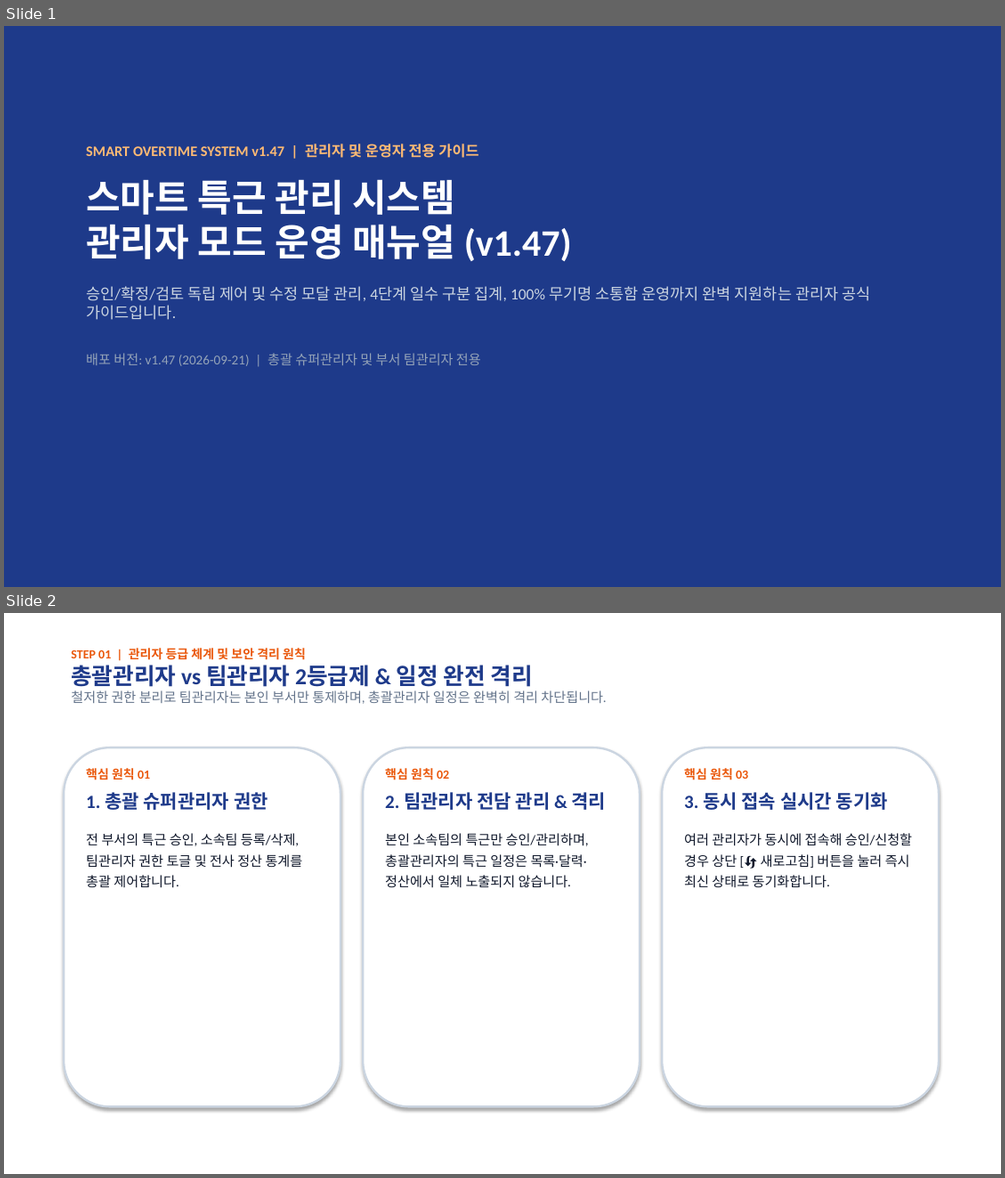
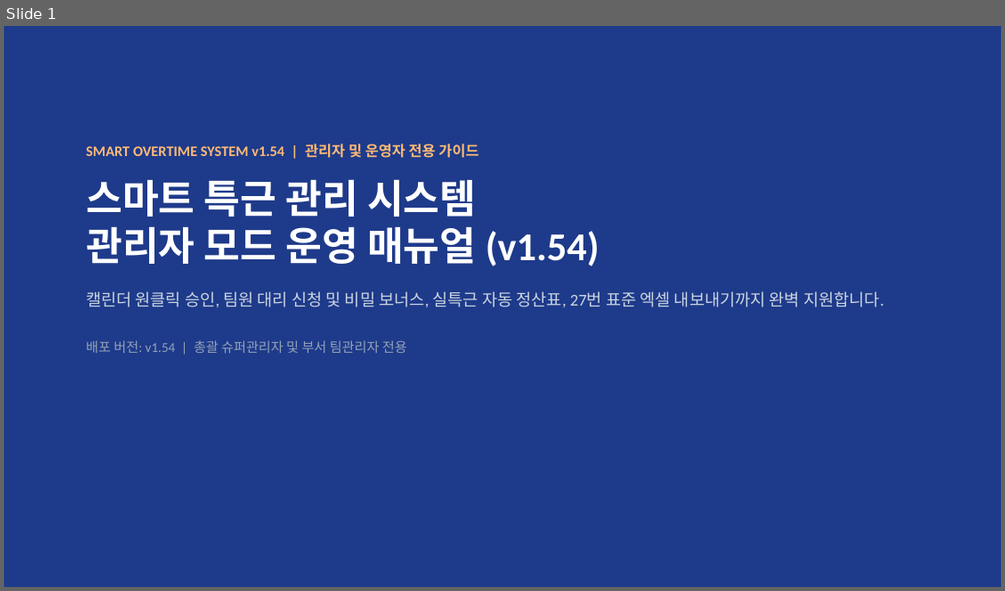
Before and after one commit to rorma34-lab/team-overtime-manager, a slide deck: Overtime_Admin_Manual.pptx. Shown one above the other, each under a label of ours: slides 1 and 2 before the commit, slide 1 after it. The pictures are 1005x1178 and 1005x591 pixels, drawn with LibreOffice and Linux fonts; fonts in the diff are those of the drawing. Boxes give left, top, right and bottom in pixels: in the first picture for what was removed or moved away, otherwise in the second. Text is boxed around its words. In the diff, an @@ line names an element or a change of style, - is before the commit and + after.

```diff
--- a/Overtime_Admin_Manual.pptx
+++ b/Overtime_Admin_Manual.pptx
@@ slide 2 removed at [4,613,1001,1174], background #FFFFFF @@
@@ text removed at [71,648,606,704] @@
-STEP 01 | 관리자 등급 체계 및 보안 격리 원칙
-총괄관리자 vs 팀관리자 2등급제 & 일정 완전 격리
-철저한 권한 분리로 팀관리자는 본인 부서만 통제하며, 총괄관리자 일정은 완벽히 격리 차단됩니다.
@@ rounded rectangle removed at [64,747,340,1107] @@
@@ text removed at [86,768,303,888] @@
-핵심 원칙 01
-1. 총괄 슈퍼관리자 권한
-전 부서의 특근 승인, 소속팀 등록/삭제, 팀관리자 권한 토글 및 전사 정산 통계를 총괄 제어합니다.
@@ rounded rectangle removed at [363,747,639,1107] @@
@@ text removed at [385,768,607,888] @@
-핵심 원칙 02
-2. 팀관리자 전담 관리 & 격리
-본인 소속팀의 특근만 승인/관리하며, 총괄관리자의 특근 일정은 목록·달력·정산에서 일체 노출되지 않습니다.
@@ rounded rectangle removed at [662,747,938,1107] @@
@@ text removed at [684,768,912,888] @@
-핵심 원칙 03
-3. 동시 접속 실시간 동기화
-여러 관리자가 동시에 접속해 승인/신청할 경우 상단 [🔄 새로고침] 버튼을 눌러 즉시 최신 상태로 동기화합니다.
@@ slide 1 changed as well @@
@@ text at [86,143,884,353]: text changed; size 15 to 16 pt @@
-SMART OVERTIME SYSTEM v1.47 | 관리자 및 운영자 전용 가이드
-스마트 특근 관리 시스템
-관리자 모드 운영 매뉴얼 (v1.47)
-승인/확정/검토 독립 제어 및 수정 모달 관리, 4단계 일수 구분 집계, 100% 무기명 소통함 운영까지 완벽 지원하는 관리자 공식 가이드입니다.
-배포 버전: v1.47 (2026-09-21) | 총괄 슈퍼관리자 및 부서 팀관리자 전용
+SMART OVERTIME SYSTEM v1.54 | 관리자 및 운영자 전용 가이드
+스마트 특근 관리 시스템
+관리자 모드 운영 매뉴얼 (v1.54)
+캘린더 원클릭 승인, 팀원 대리 신청 및 비밀 보너스, 실특근 자동 정산표, 27번 표준 엑셀 내보내기까지 완벽 지원합니다.
+배포 버전: v1.54 | 총괄 슈퍼관리자 및 부서 팀관리자 전용
```
Also in this commit, not shown: 2 other slides changed, 3 slides added, 10 other slides removed, 6 other files.
